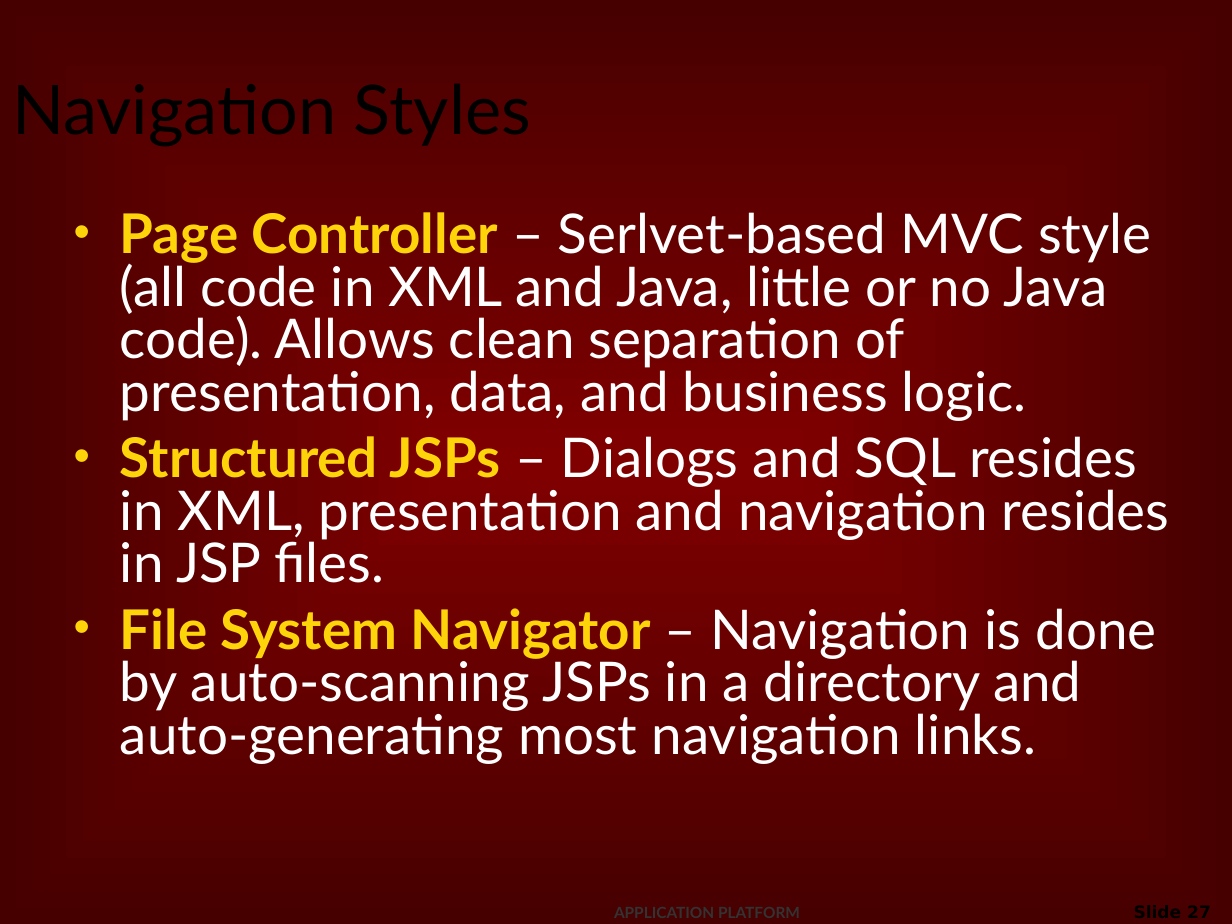
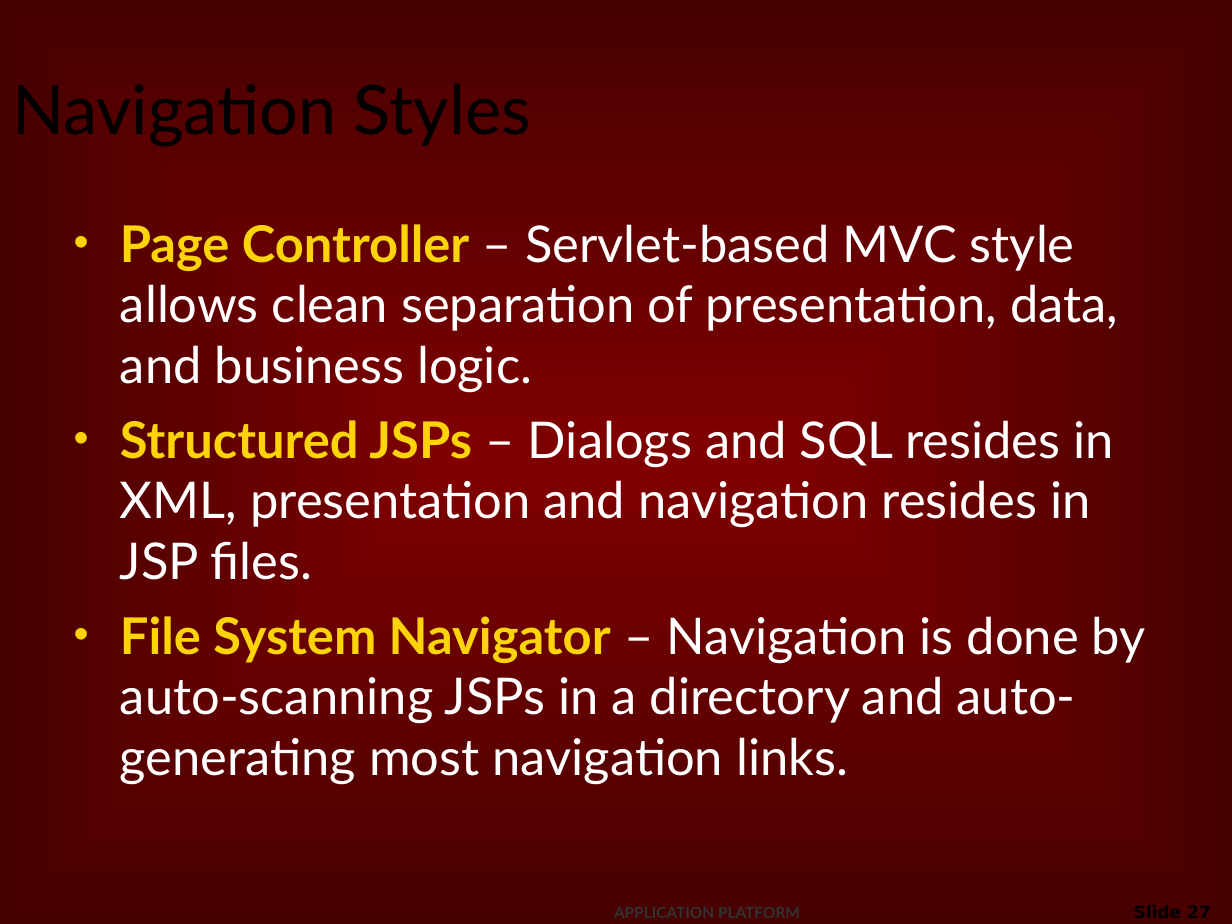
Before and after one commit to netspective/sparx-2001, a slide deck: slide 27 of Sparx/web-shared/docs/project/Introduction_to_Sparx.ppt. Drawn at 1232x924 pixels with LibreOffice and Linux fonts; fonts in the diff are those of the drawing; background and template pictures are left out. Boxes give left, top, right and bottom in pixels: in the first picture for what was removed or moved away, otherwise in the second. Text is boxed around its words. In the diff, an @@ line names an element or a change of style, - is before the commit and + after.

```diff
--- a/Sparx/web-shared/docs/project/Introduction_to_Sparx.ppt
+++ b/Sparx/web-shared/docs/project/Introduction_to_Sparx.ppt
@@ text at (x1=120, y1=224, x2=1118, y2=393): text changed; size 32 to 29.6 pt @@
-• Page Controller – Serlvet-based MVC style (all code in XML and Java, little or no Java code). Allows clean separation of presentation, data, and business logic.
+• Page Controller – Servlet-based MVC style allows clean separation of presentation, data, and business logic.
@@ text at (x1=120, y1=420, x2=1146, y2=785): size 32 to 29.6 pt in "Structured JSPs – Dialogs and SQL resides ...", "File System Navigator – Navigation is done ..."; line spacing 0.8 to 1 @@
```
Also in this commit, not shown: 8 other slides changed, 1 slide added, 1 slide removed.
